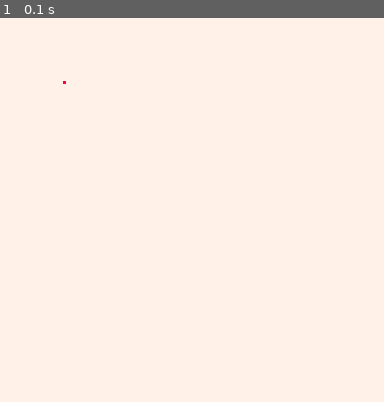
Above: before the commit, frame 1.
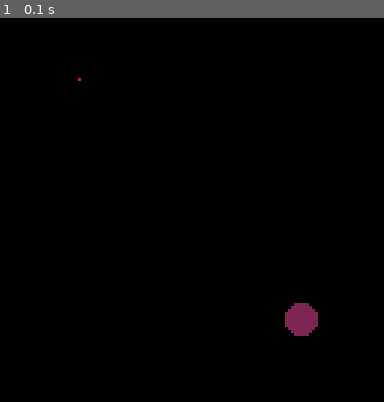
Above: after the commit, the same moment.

Repository: HeiLaut/pico8-vehicles
Game: PICO-8 cartridge vehicles.p8
The game is run twice, just before and just after one commit, with the same random seed, the same clock (stepped at 60 frames per second) and the same inputs.
Inputs:
- Up to frame 1 (0.1 s): no input

The runs differ from the first frame. In frame 1, 100% of the frame differs, in the area x 0-100%, y 0-100%.

Commit message:
start implementing seek

Diff:
--- a/vehicles.p8
+++ b/vehicles.p8
@@ -2,26 +2,29 @@
 version 34
 __lua__
 function _init()
+ cls()
 	vehicles={}
 	add_vehicle()
+	target={x=100,y=100}
 end
 
 function _update60()
  foreach(vehicles,upd_vehicles)
+ foreach(vehicles,seek)
 end
 
 function _draw()
-	cls(7)
+ cls()
 	foreach(vehicles,drw_vehicles)
+	circfill(target.x,target.y,5,2)
 end
 -->8
 function add_vehicle()
 	add(vehicles,{
 		c={x=20,y=20},
-	 v={x=0.2,y=0.2},
-		draw=function(self)
-			pset(self.x,self.y,8)
-		end
+	 v={x=0.9,y=0},
+	 a={x=0.0,y=0.02},
+	 vmax=4,
 		})
 end
 
@@ -31,6 +34,11 @@
 
 function upd_vehicles(obj)
  obj.c=v_addv(obj.c,obj.v)
+ obj.v=v_addv(obj.v,obj.a)
+end
+
+function seek(obj)
+	local desired = v_subv(target,obj.c)
 end
 -->8
 --methods for handling math between 2d vectors
